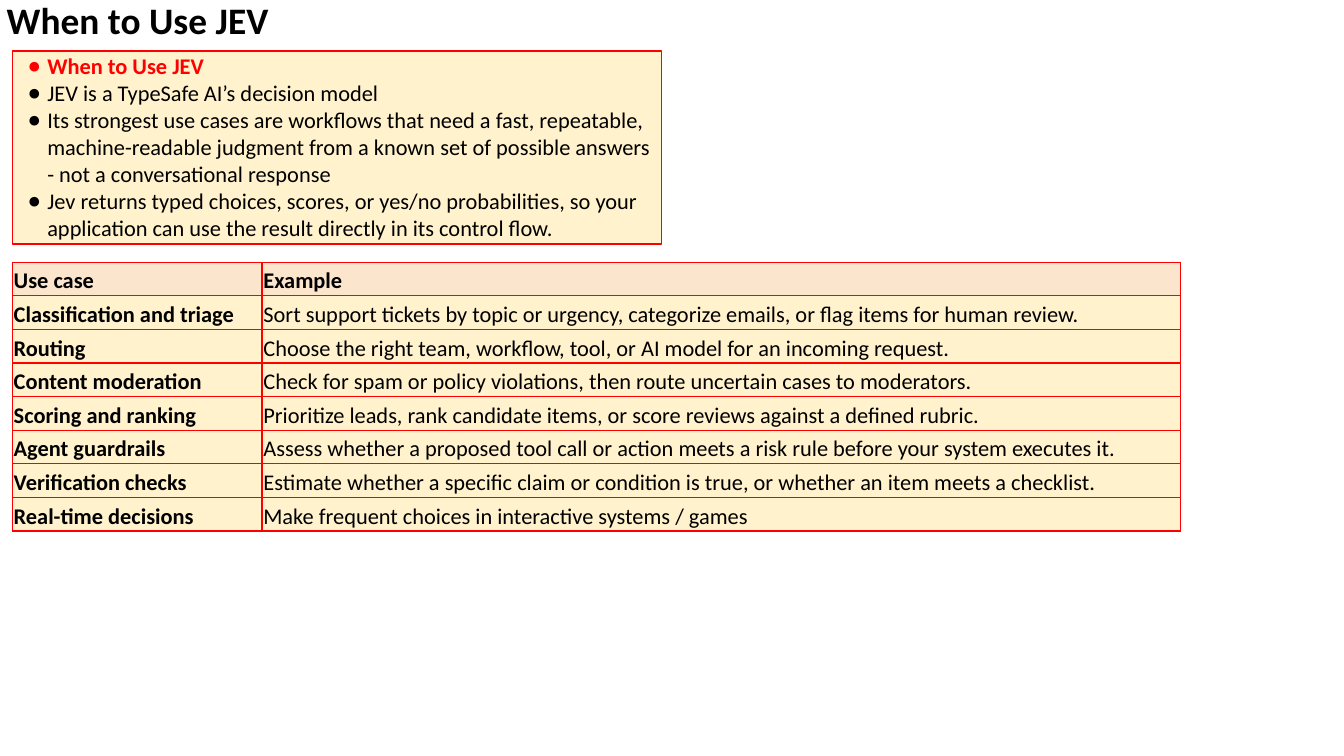
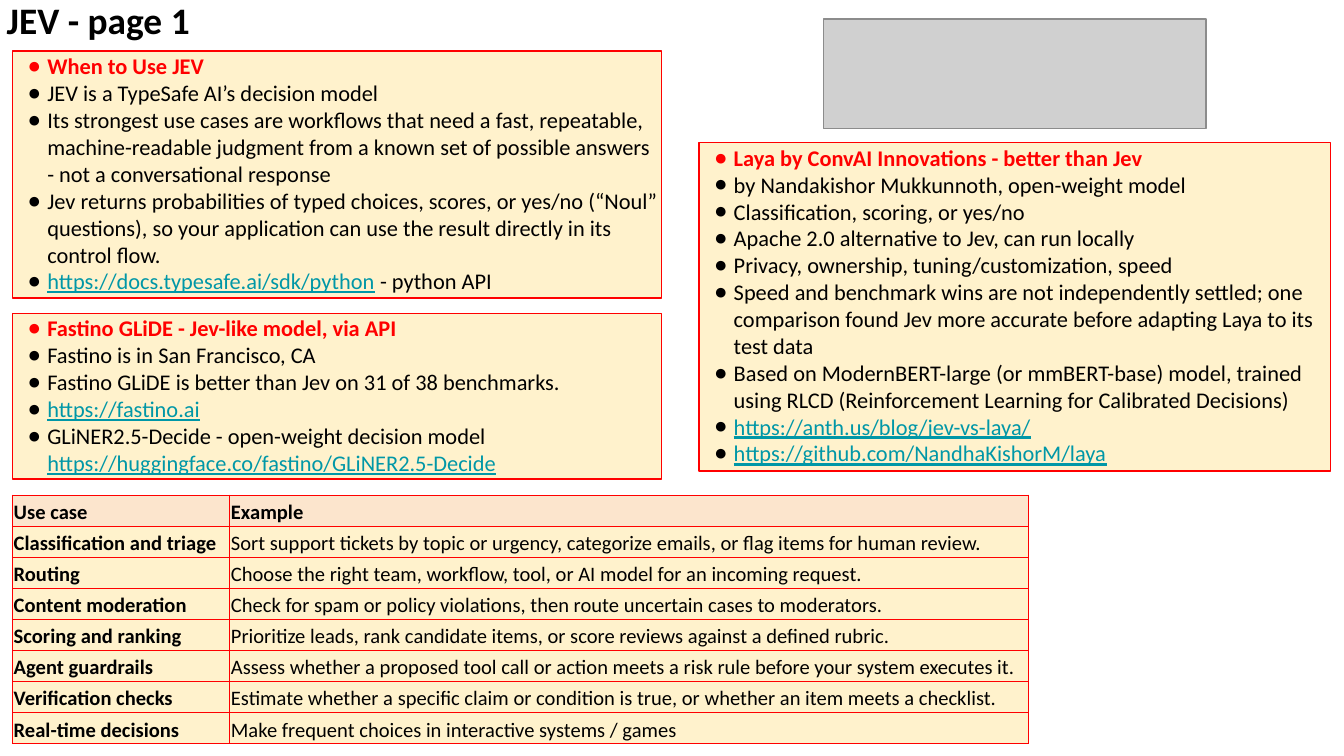
Before and after one commit to lselector/seminar, a slide deck: slide 13 of 2026/2026-10-02-AI-News.pptx (slide 9 before the commit). Drawn at 1344x756 pixels with LibreOffice and Linux fonts; fonts in the diff are those of the drawing; grey boxes stand for pictures. Boxes give left, top, right and bottom in pixels: in the first picture for what was removed or moved away, otherwise in the second. Text is boxed around its words. In the diff, an @@ line names an element or a change of style, - is before the commit and + after.

```diff
--- a/2026/2026-10-02-AI-News.pptx
+++ b/2026/2026-10-02-AI-News.pptx
@@ text at (7,9,190,41): text changed @@
-When to Use JEV
+JEV - page 1
@@ picture added at (824,19,1207,129) @@
@@ rectangle "When to Use JEV": place and size @@
-rectangle "When to Use JEV" at (12,51,661,243)
+rectangle "When to Use JEV" at (12,51,661,298)
@@ rectangle added at (699,142,1331,470), fill #FFF2CC, outline #FF0000 0.75 pt, 12 pt, text #000000 @@
+● Laya by ConvAI Innovations - better than Jev
+● by Nandakishor Mukkunnoth, open-weight model
+● Classification, scoring, or yes/no
+● Apache 2.0 alternative to Jev, can run locally
+● Privacy, ownership, tuning/customization, speed
+● Speed and benchmark wins are not independently settled; one comparison found Jev more accurate before adapting Laya to its test data
+● Based on ModernBERT-large (or mmBERT-base) model, trained using RLCD (Reinforcement Learning for Calibrated Decisions)
+● https://anth.us/blog/jev-vs-laya/
+● https://github.com/NandhaKishorM/laya
@@ text in rectangle at (47,193,657,293): text changed @@
-● Jev returns typed choices, scores, or yes/no probabilities, so your application can use the result directly in its control flow.
+● Jev returns probabilities of typed choices, scores, or yes/no (“Noul” questions), so your application can use the result directly in its control flow.
+● https://docs.typesafe.ai/sdk/python - python API
@@ rectangle added at (12,313,661,478), fill #FFF2CC, outline #FF0000 0.75 pt, 12 pt, text #000000 @@
+● Fastino GLiDE - Jev-like model, via API
+● Fastino is in San Francisco, CA
+● Fastino GLiDE is better than Jev on 31 of 38 benchmarks.
+● https://fastino.ai
+● GLiNER2.5-Decide - open-weight decision model
+  https://huggingface.co/fastino/GLiNER2.5-Decide
@@ table at (12,495,1030,756) @@
@@ size 12 to 11 pt @@
@@ table: place and size @@
-table at (12,262,1181,703)
+table at (12,495,1030,756)
```
Also in this commit, not shown: 17 other slides changed, 7 slides added, 5 slides removed.
